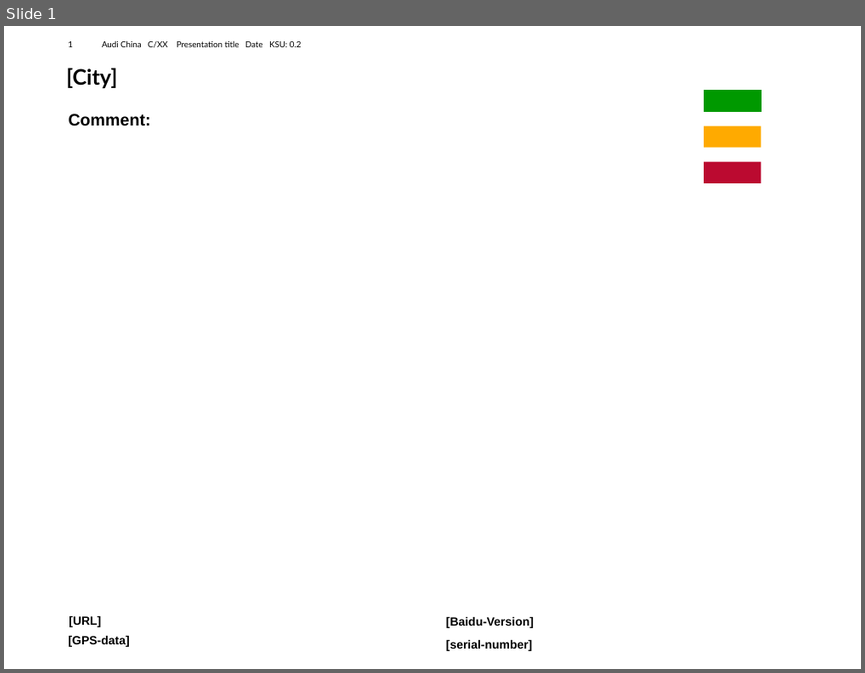
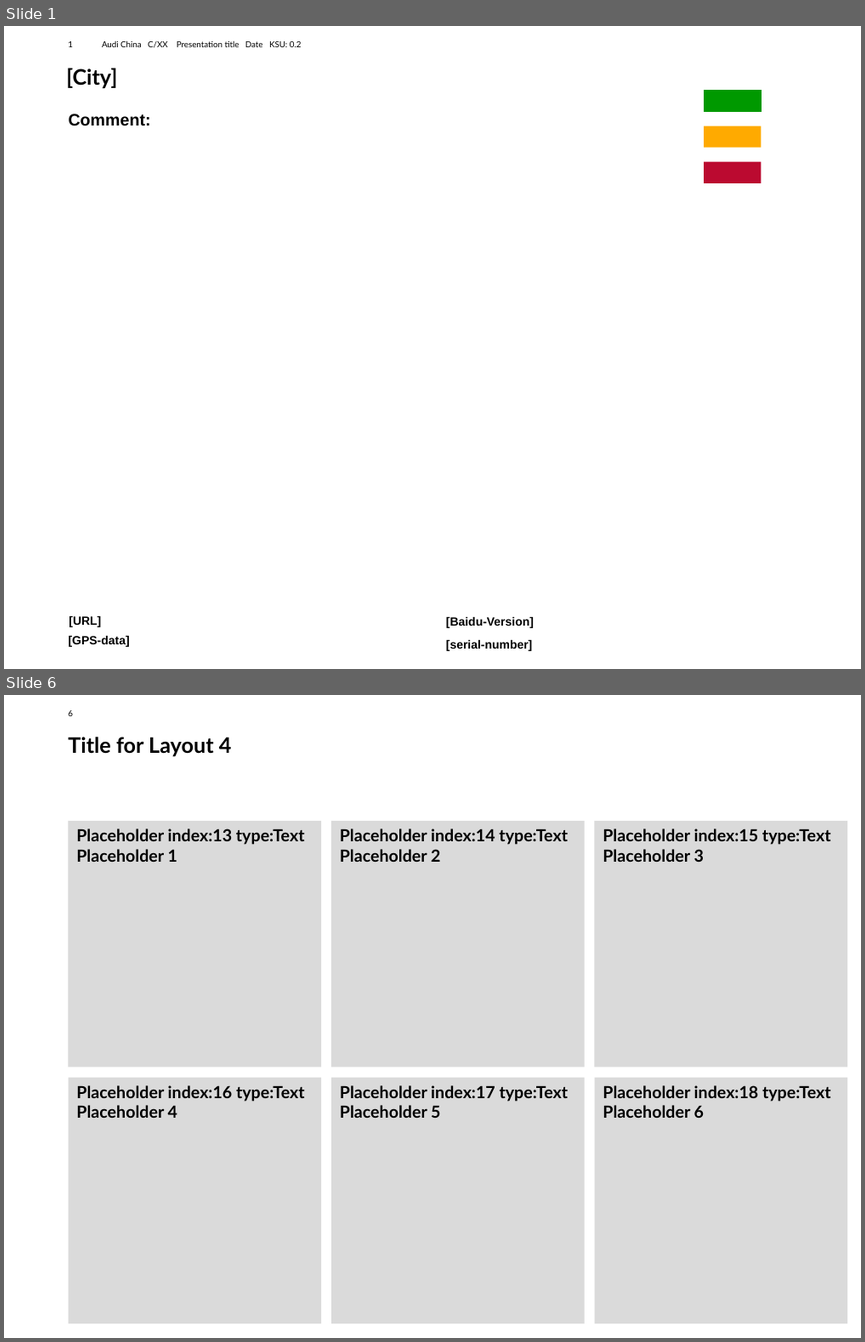
Before and after one commit to busted1212/AUDI_L3_WP1_Virtual_Drive, a slide deck: new-file-name.pptm. Shown one above the other, each under a label of ours: slide 1 before the commit, slides 1 and 6 after it; the slides between them are not shown. The pictures are 865x673 and 865x1342 pixels, drawn with LibreOffice and Linux fonts; fonts in the diff are those of the drawing; background and template pictures are left out. Boxes give left, top, right and bottom in pixels: in the first picture for what was removed or moved away, otherwise in the second. Text is boxed around its words. In the diff, an @@ line names an element or a change of style, - is before the commit and + after.

```diff
--- a/new-file-name.pptm
+++ b/new-file-name.pptm
@@ slide 6 added at (4,695,861,1338), background #FFFFFF; not listed: 1 template element that a slide beside it also shows @@
@@ title added at (68,737,232,757), 18 pt, text #000000, bold @@
+Title for Layout 4
@@ text added at (69,821,321,1066), fill #DADADA, 14 pt, text #000000, bold @@
+Placeholder index:13 type:Text Placeholder 1
@@ text added at (331,821,584,1066), fill #DADADA, 14 pt, text #000000, bold @@
+Placeholder index:14 type:Text Placeholder 2
@@ text added at (595,821,847,1066), fill #DADADA, 14 pt, text #000000, bold @@
+Placeholder index:15 type:Text Placeholder 3
@@ text added at (69,1077,321,1323), fill #DADADA, 14 pt, text #000000, bold @@
+Placeholder index:16 type:Text Placeholder 4
@@ text added at (331,1077,584,1323), fill #DADADA, 14 pt, text #000000, bold @@
+Placeholder index:17 type:Text Placeholder 5
@@ text added at (595,1077,847,1323), fill #DADADA, 14 pt, text #000000, bold @@
+Placeholder index:18 type:Text Placeholder 6
```
Also in this commit, not shown: 19 other slides added, 1 slide removed, 18 other files.
